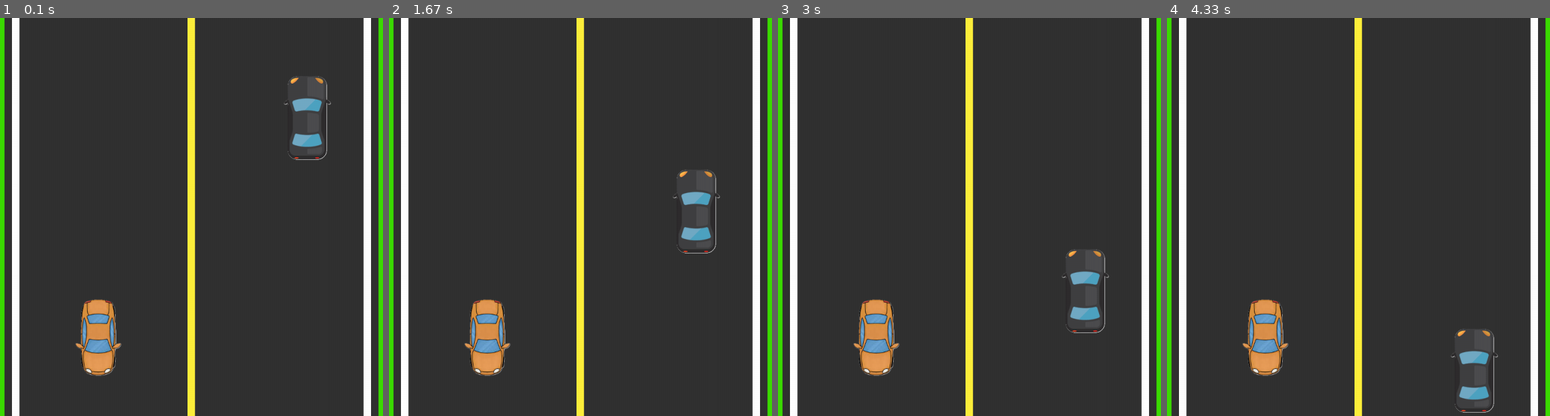
Above: before the commit, frames 1-4 (left to right).
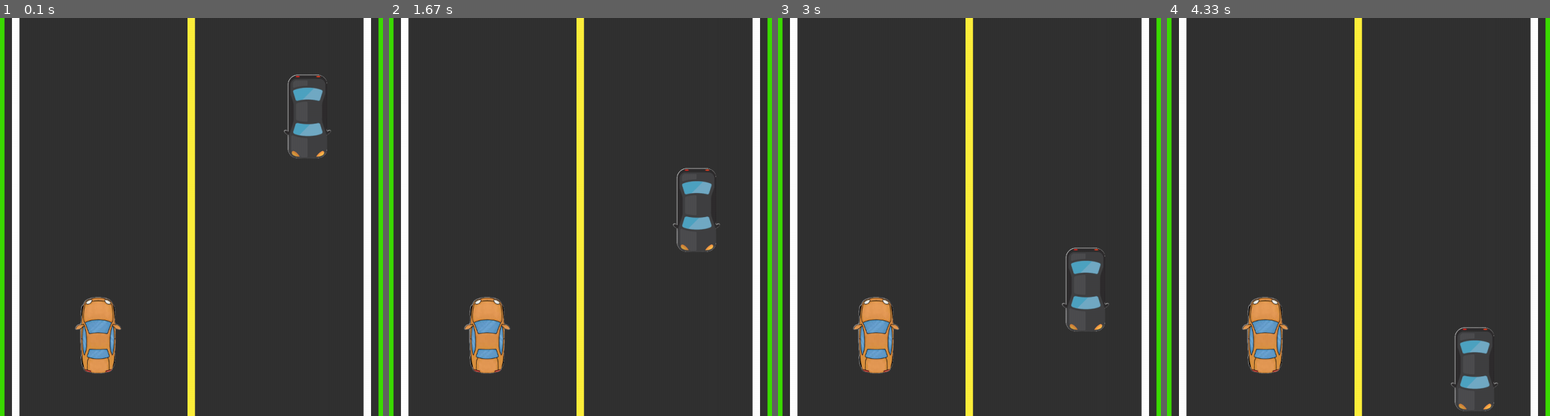
Above: after the commit, the same moments.

Repository: CaitlinHorton/PygameHackPack
Game: pygame game, started from CarGame/MiniGame.py
The game is run twice, just before and just after one commit, with the same random seed, the same clock (stepped at 60 frames per second) and the same inputs.
Inputs:
- Up to frame 1 (0.1 s): no input
- Up to frame 2 (1.67 s): hold Right 0.33-0.8 s; hold Right 0.83-1.3 s; hold Left from 1.33 s (still down)
- Up to frame 3 (3 s): release Left at 1.87 s
- Up to frame 4 (4.33 s): hold Left 3-3.47 s

The runs differ from the first frame. In frame 1, 2.2% of the frame differs, in the area x 19-87%, y 14-90%; in frame 2, 2.2%; in frame 3, 2.2%, in the area x 19-87%, y 57-90%; in frame 4, 2.2%.

Commit message:
Edit the car images

Diff:
--- a/CarGame/MiniGame.py
+++ b/CarGame/MiniGame.py
@@ -17,7 +17,7 @@
 screen = pygame.display.set_mode((width, height)) # Set the size of the screen
 
 # Load the cars
-car = pygame.image.load("CarGame/car1.1.png") # https://helloartsy.com/how-to-draw-a-car-from-the-top/
+car = pygame.image.load("CarGame/car1.png") # https://helloartsy.com/how-to-draw-a-car-from-the-top/
 car_loc = car.get_rect()
 car_loc.center = left_lane, height*0.8
 
Binary file removed: CarGame/car1.1.png
Binary file added: CarGame/car1.png
Binary file changed: CarGame/car2.png
